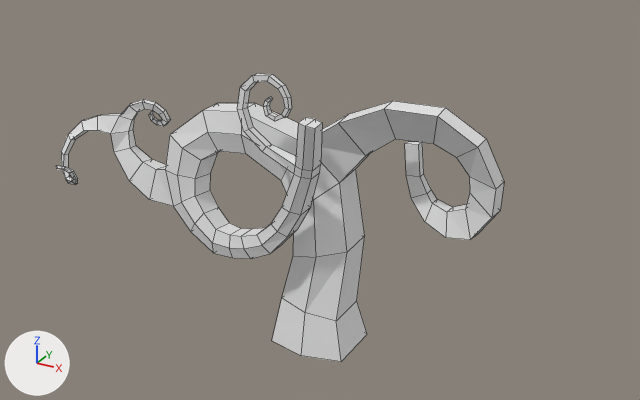
Before and after pictures for a commit that changed the Blender file Assets/Prefabs/Level 2 deco/AlienTree.0.blend.
Rendered twice from a camera (50 mm lens) standing at (16.8, -30.5, 21.1) and looking at (-0.4, 0.9, 5.4). The axes (+X, +Y, +Z) are drawn at lower left. The lights are the same throughout. Mesh edges are drawn as thin lines.
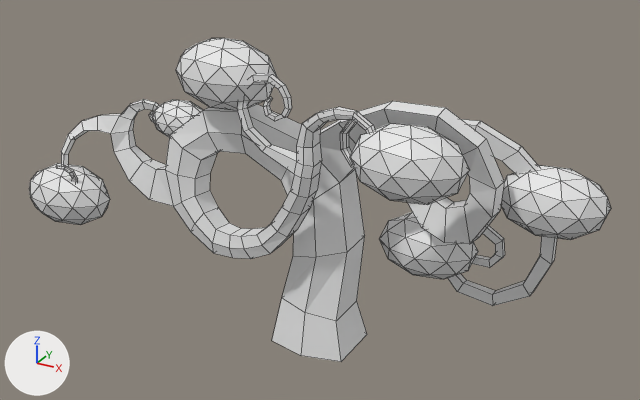
Changed parts and their boxes (x1, y1, x2, y2) in the pictures (640 x 400 px):
'Cube', reshaped (12% wider): before (56, 74, 504, 362); after (56, 74, 557, 362)
'Icosphere.003', added: after (350, 123, 470, 205)
'Icosphere.005', added: after (501, 165, 611, 240)
'Icosphere.002', added: after (176, 38, 278, 110)
'Icosphere.004', added: after (380, 212, 478, 279)
'Icosphere.001', added: after (29, 163, 110, 225)
'Icosphere', added: after (152, 100, 203, 137)
part 1 of me_cube_001, built on: before (263, 117, 499, 240); after (263, 107, 557, 306)

The change in detail:
me_cube_001 is used by ob_cube; location (0.02, 0.02, -0.02).
me_cube_001 had 332 vertices, 330 faces and spanned x -12.7..7.6, y -3.5..2.8, z -1.0..11.8.
me_cube_001 now has 482 vertices, 480 faces and spans x -12.7..9.5, y -3.5..4.1, z -1.0..11.8.
Part 1, on me_cube_001:
4 vertices are removed from x 0.7..1.4, y -3.0..-2.3, z 10.2..10.4.
15 faces are deleted.
3 vertices in x 0.3..0.9, y -2.5..-1.8, z 8.2..8.4 move by (0.0, 0.1, 0.1).
28 vertices move from x 0.3..6.6, y -3.1..2.8, z 4.8..10.3 to x 0.3..6.7, y -2.3..2.9, z 4.6..9.1.
146 vertices are added at x -0.1..9.5, y -2.4..4.1, z 1.0..10.9.
8 new vertices lie (0.0, 0.4, 0.0) away from vertices in x 0.5..9.4, y -2.3..3.3, z 1.0..10.5.
165 new faces join them.
Mesh me_icosphere_004 is new.
It is an icosphere of 80 faces spanning x -0.95..0.95, y -1.0..1.0, z -1.0..1.0.
Object 'Icosphere' (ob_icosphere) is new; it shows me_icosphere_004.
Its location is (-7.09, -0.08, 8.33).
Its scale is (1.45, 0.933, 0.933).
Object 'Icosphere.001' (ob_icosphere_001) is new; it shows a copy of me_icosphere_004.
Its location is (-12.16, -2.41, 4.54).
Its scale is (2.24, 1.44, 1.44).
Object 'Icosphere.002' (ob_icosphere_002) is new; it shows a copy of me_icosphere_004.
Its location is (-3.61, -1.33, 11.24).
Its scale is (2.33, 1.5, 1.5).
Object 'Icosphere.003' (ob_icosphere_003) is new; it shows a copy of me_icosphere_004.
Its location is (4.91, -2.05, 9.16).
Its scale is (2.33, 1.5, 1.5).
Object 'Icosphere.004' (ob_icosphere_004) is new; it shows a copy of me_icosphere_004.
Its location is (3.72, 3.47, 3.08).
Its scale is (2.33, 1.5, 1.5).
Object 'Icosphere.005' (ob_icosphere_005) is new; it shows a copy of me_icosphere_004.
Its location is (9.19, 2.97, 6.57).
Its scale is (2.33, 1.5, 1.5).
